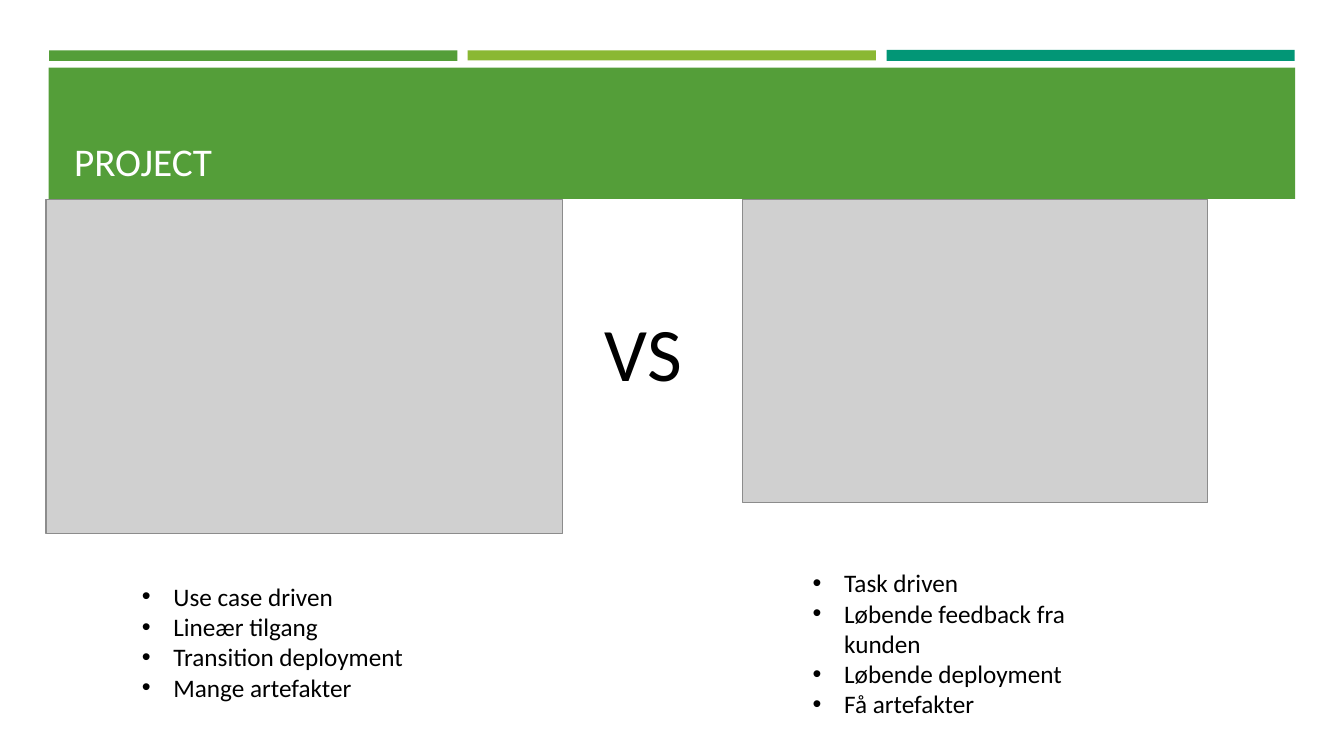
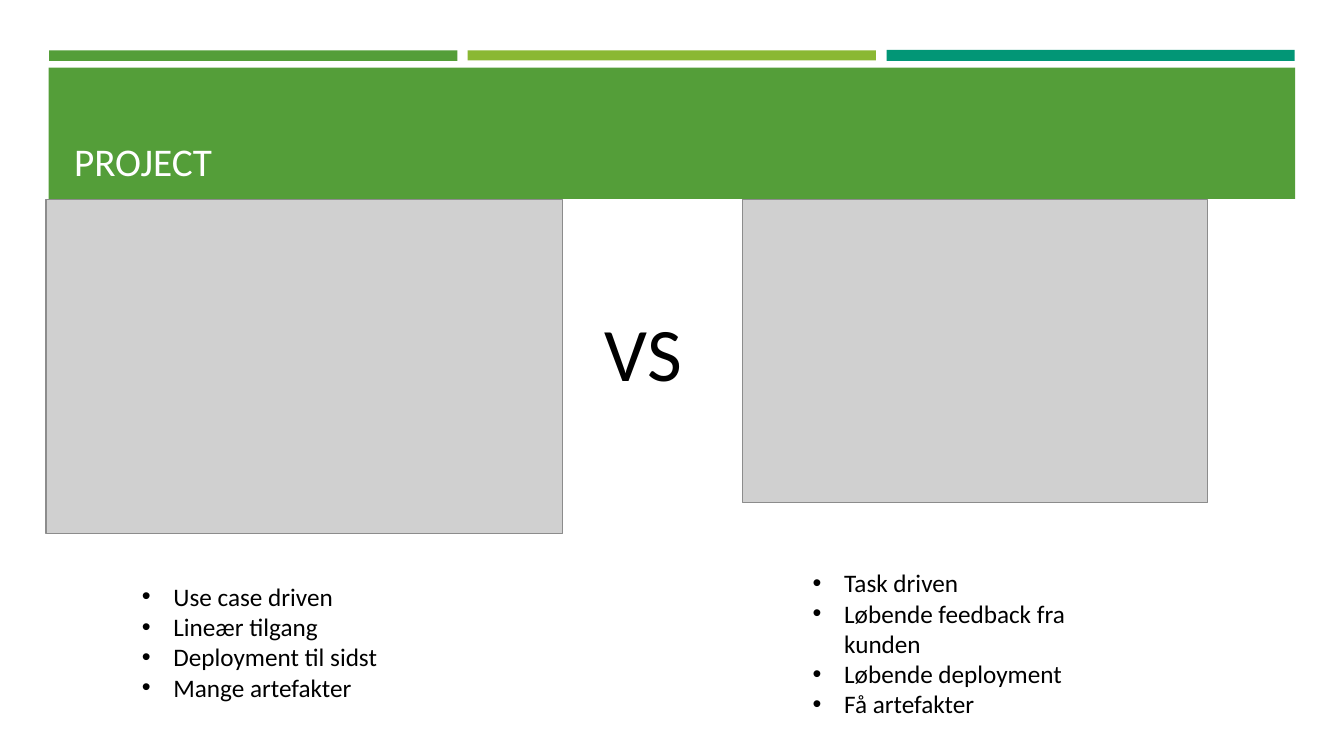
Before and after one commit to C-Strunge/3.SemesterSWD-Eksamen.Final, a slide deck: slide 5 of The Next præsentation.pptx. Drawn at 1344x756 pixels with LibreOffice and Linux fonts; fonts in the diff are those of the drawing; grey boxes stand for pictures. Boxes give left, top, right and bottom in pixels: in the first picture for what was removed or moved away, otherwise in the second. Text is boxed around its words. In the diff, an @@ line names an element or a change of style, - is before the commit and + after.

```diff
--- a/The Next præsentation.pptx
+++ b/The Next præsentation.pptx
@@ text at [173,648,377,670]: text changed @@
-• Transition deployment
+• Deployment til sidst
```
Also in this commit, not shown: 1 other file.
